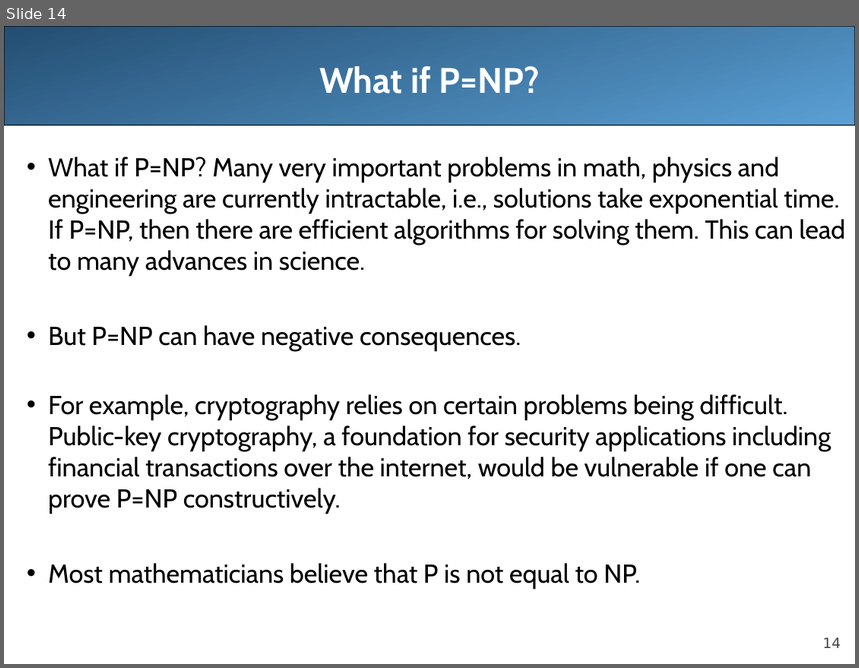
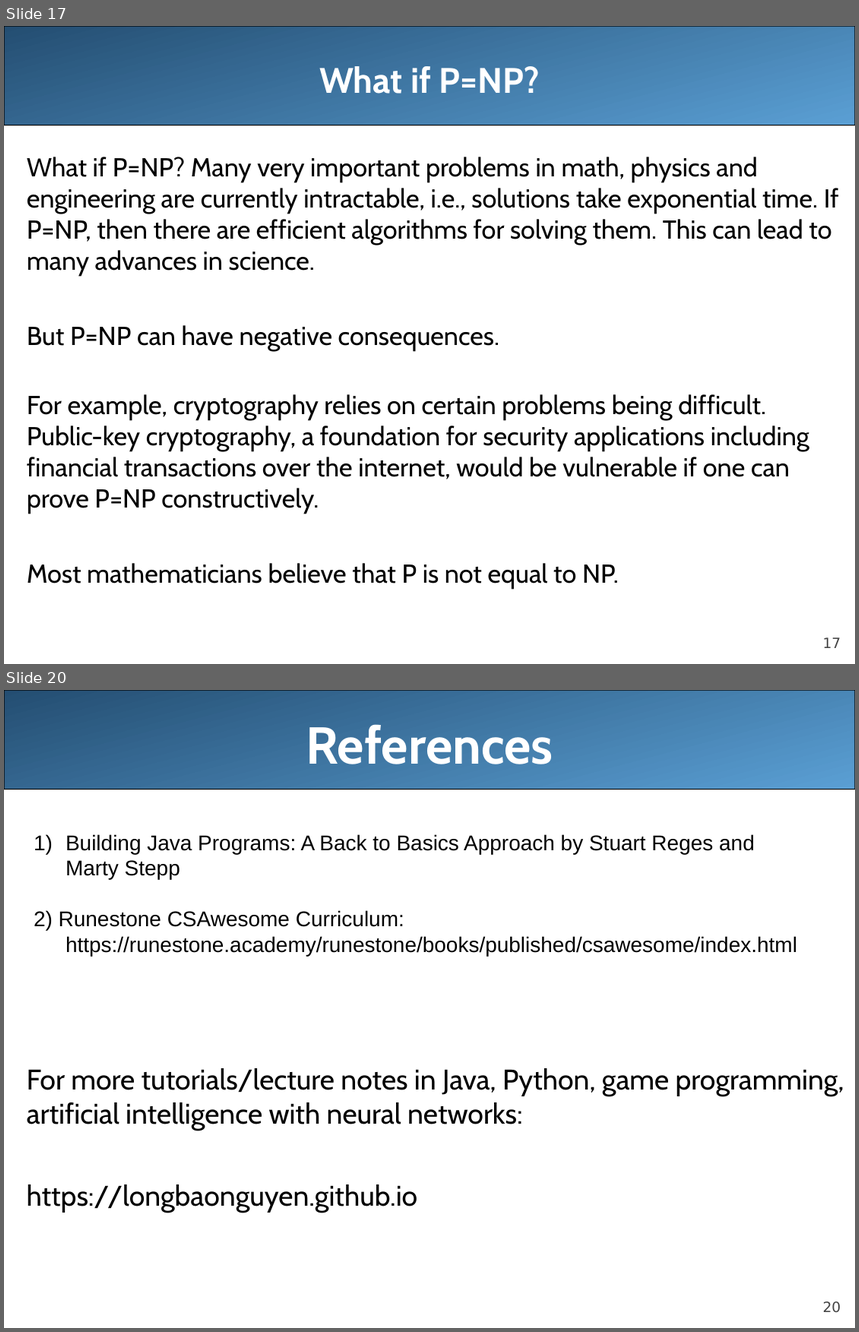
Before and after one commit to LongBaoNguyen/longbaonguyen.github.io, a slide deck: courses/apcsa/lecture12.ppt. Shown one above the other, each under a label of ours: slide 14 before the commit, slides 17 and 20 after it; the slides between them are not shown. The pictures are 859x668 and 859x1332 pixels, drawn with LibreOffice and Linux fonts; fonts in the diff are those of the drawing. Boxes give left, top, right and bottom in pixels: in the first picture for what was removed or moved away, otherwise in the second. Text is boxed around its words. In the diff, an @@ line names an element or a change of style, - is before the commit and + after.

```diff
--- a/courses/apcsa/lecture12.ppt
+++ b/courses/apcsa/lecture12.ppt
@@ slide 20 added at (x1=4, y1=690, x2=855, y2=1328), background #FFFFFF; not listed: 2 template elements that a slide beside it also shows @@
@@ title added at (x1=306, y1=724, x2=553, y2=764), 44 pt, text #FFFFFF, bold @@
+References
@@ text added at (x1=34, y1=834, x2=797, y2=956), 18 pt, text #000000 @@
+1) Building Java Programs: A Back to Basics Approach by Stuart Reges and Marty Stepp
+2) Runestone CSAwesome Curriculum: https://runestone.academy/runestone/books/published/csawesome/index.html
@@ text added at (x1=27, y1=1068, x2=845, y2=1212), 24 pt, text #000000 @@
+For more tutorials/lecture notes in Java, Python, game programming, artificial intelligence with neural networks:
+https://longbaonguyen.github.io
@@ what was slide 14 is now slide 17 @@
@@ slide 17 changed as well @@
@@ text "What if P=NP? Many very ..." at (x1=27, y1=157, x2=839, y2=590): bullet • to none @@
@@ page number at (x1=823, y1=638, x2=842, y2=648): text changed @@
-14
+17
```
Also in this commit, not shown: 5 other slides changed, 7 other slides added, 2 slides removed, 2 other files.
